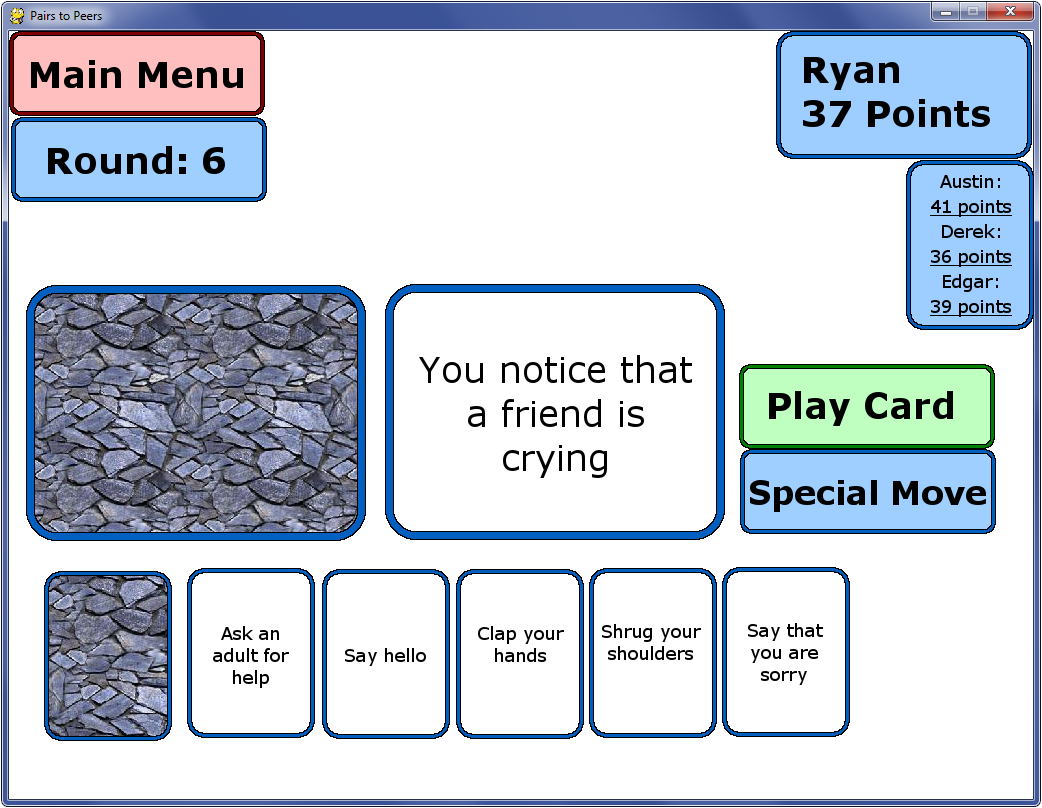
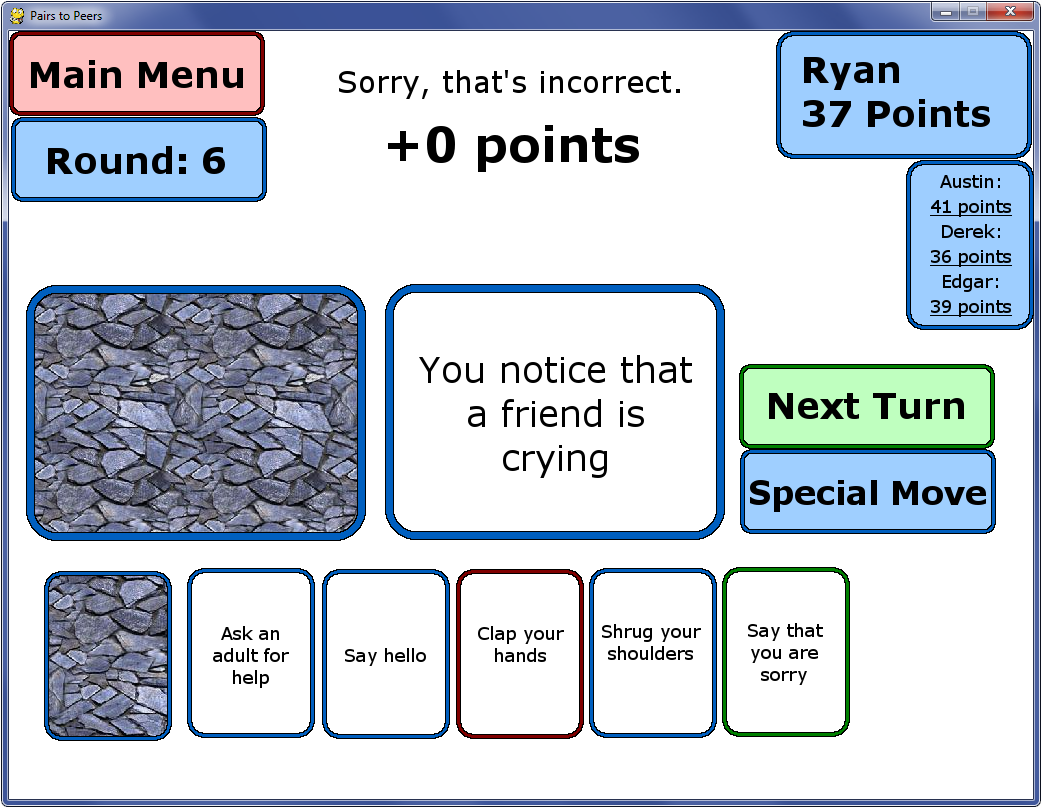
Before/after of a 1042x808 layered artwork. What changed in the layer stack:
renamed "Play Card" to "Next Turn", painted on it over (775, 391, 964, 426)
added layer "+0 points" above "Sorry, that's incorrect." over (388, 125, 639, 172)
added layer "Sorry, that's incorrect." above "card_blank_small_red.png" over (339, 70, 680, 99)
added layer "card_blank_small_red.png" above "card_blank_small_green.png" over (457, 570, 583, 738)
added layer "card_blank_small_green.png" above "card_back_small_stone.png" over (723, 568, 849, 736)
